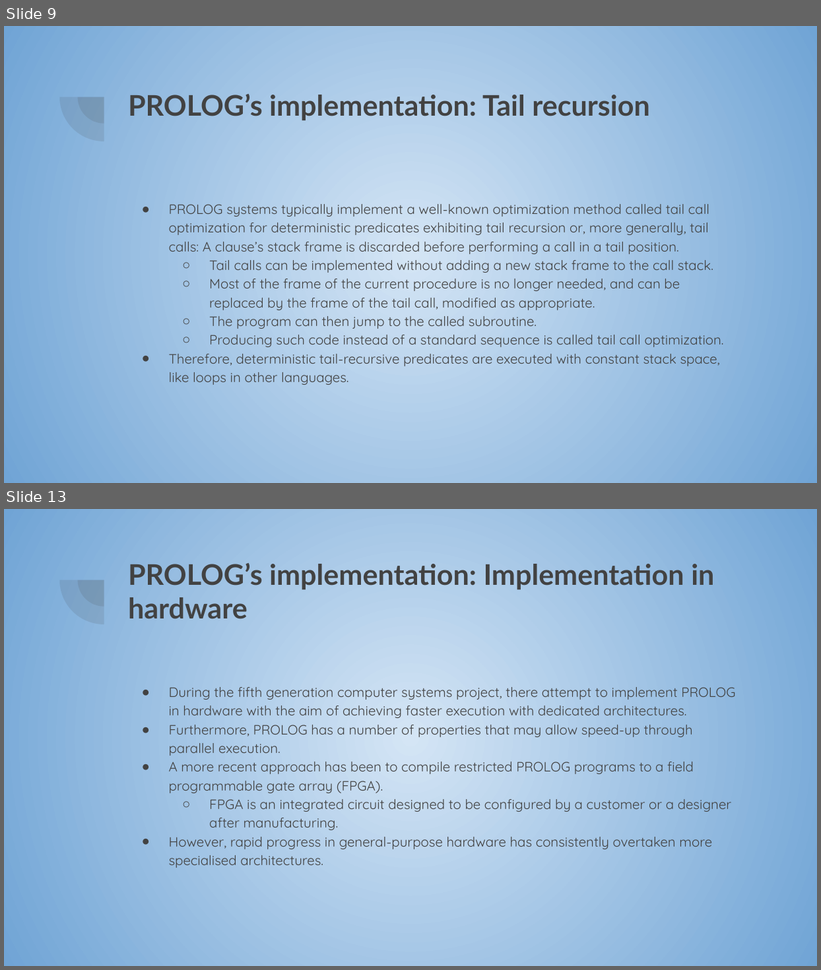
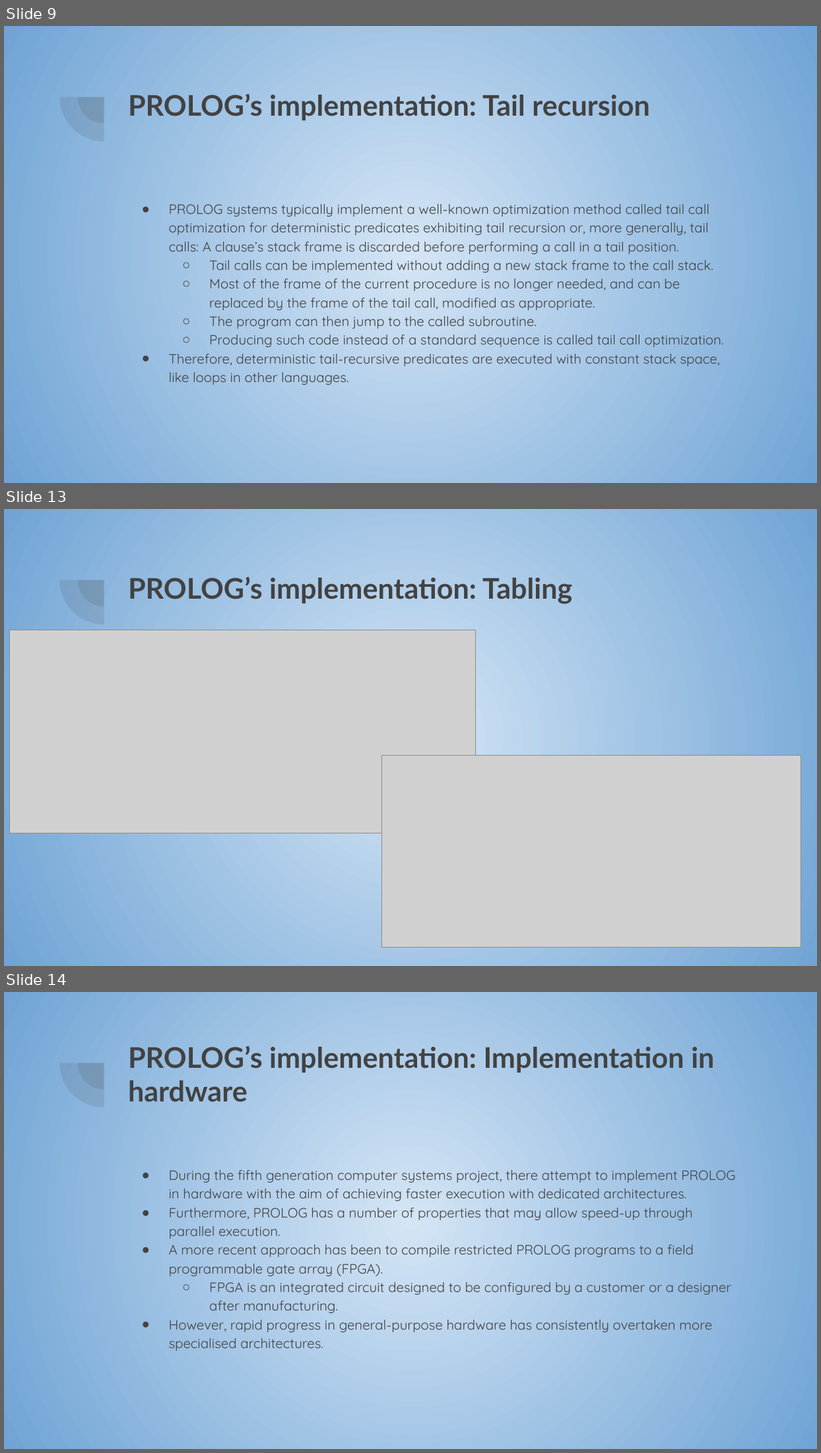
Before and after one commit to marc7666/Language-processors, a slide deck: Activities/Symbol table, intemediate code generation and synthesis phase/PROLOG presentation.pptx. Shown one above the other, each under a label of ours: slides 9 and 13 before the commit, slides 9, 13 and 14 after it; the slides between them are not shown. The pictures are 821x970 and 821x1453 pixels, drawn with LibreOffice and Linux fonts; fonts in the diff are those of the drawing; grey boxes stand for pictures. Boxes give left, top, right and bottom in pixels: in the first picture for what was removed or moved away, otherwise in the second. Text is boxed around its words. In the diff, an @@ line names an element or a change of style, - is before the commit and + after.

```diff
--- a/Activities/Symbol table, intemediate code generation and synthesis phase/PROLOG presentation.pptx
+++ b/Activities/Symbol table, intemediate code generation and synthesis phase/PROLOG presentation.pptx
@@ slide 13 added at (x1=4, y1=509, x2=817, y2=966), background gradient #D4E5F5 to #70A4D5; not listed: 2 template elements that a slide beside it also shows @@
@@ title added at (x1=128, y1=577, x2=572, y2=604), 25.2 pt, text #424242, bold @@
+PROLOG’s implementation: Tabling
@@ picture added at (x1=10, y1=630, x2=476, y2=834) @@
@@ picture added at (x1=382, y1=755, x2=802, y2=947) @@
@@ what was slide 13 is now slide 14 @@
```
Also in this commit, not shown: 4 slides changed, 4 other slides added, 4 slides removed, 1 other file.
